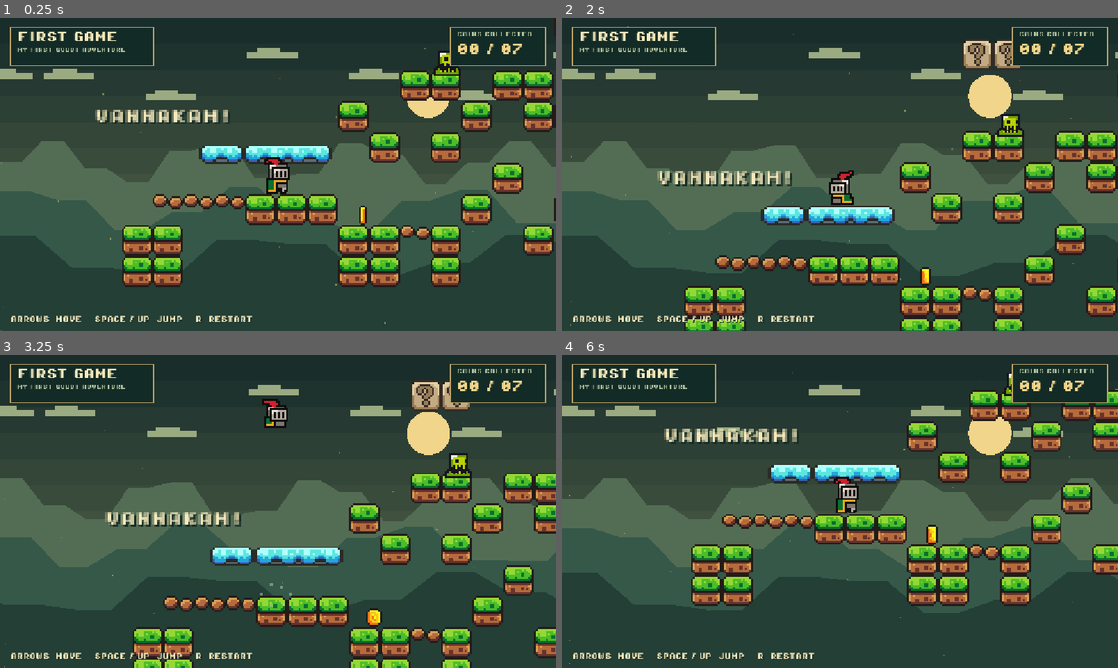
Above: before the commit, frames 1-4 (two rows, left to right).
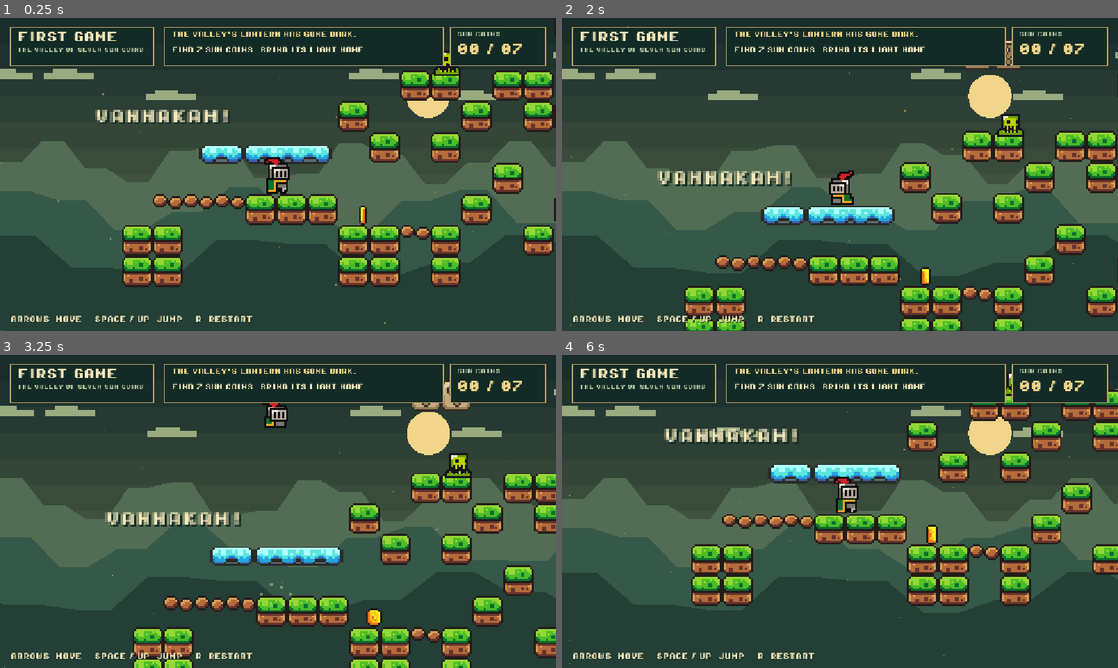
Above: after the commit, the same moments.

Repository: subasmk/first-game
Game: Godot game, scene res://ASSETS/scenes/game.tscn
Same seed, same stepped clock (60 frames per second), same inputs: the game is played once before the commit and once after it.
Inputs:
- Up to frame 1 (0.25 s): no input
- Up to frame 2 (2 s): tap Left (ML) at 0.6 s; tap Up (JUMP) at 0.77, 1.52 s; tap Right (MR) at 1.35 s
- Up to frame 3 (3.25 s): hold R 2.03-2.78 s; tap Enter at 2.75 s; tap Left (ML) at 2.85 s; tap Up (JUMP) at 3.02 s
- Up to frame 4 (6 s): tap Right (MR) at 3.6, 5.85 s; tap Up (JUMP) at 3.77, 4.52 s; tap R at 4.35 s; tap Left (ML) at 5.1 s

The runs differ from the first frame. In frame 1, 1.4% of the frame differs, in the area x 3-96%, y 2-16%; in frame 2, 2.0%; in frame 3, 1.8%; in frame 4, 1.6%.

Commit message:
Add the Valley of Seven Sun Coins story
Updated game messages and labels for clarity and theme.

Diff:
--- a/scripts/game_manager.gd
+++ b/scripts/game_manager.gd
@@ -50,7 +50,7 @@
 		scene.get_node("Label").position = Vector2(-94, -28)
 		scene.get_node("Label3").text = "WATCH YOUR STEP"
 		scene.get_node("Label4").hide()
-		scene.get_node("Label2").text = "YOU REACHED THE END!"
+		scene.get_node("Label2").text = "HOME AT LAST!\nDID YOU FIND ALL 7 SUN COINS?"
 		var hud := CanvasLayer.new()
 		hud.layer = 20
 		add_child(hud)
@@ -64,13 +64,20 @@
 		bar.size = Vector2(300, 82)
 		hud.add_child(bar)
 		_make_label(bar, "FIRST GAME", Vector2(16, 10), 22, Color("f6e9bb"))
-		_make_label(bar, "MY FIRST GODOT ADVENTURE", Vector2(16, 43), 10, Color("b6c7a0"))
+		_make_label(bar, "THE VALLEY OF SEVEN SUN COINS", Vector2(16, 43), 10, Color("b6c7a0"))
+		var story := Panel.new()
+		story.add_theme_stylebox_override("panel", style)
+		story.position = Vector2(340, 18)
+		story.size = Vector2(580, 82)
+		hud.add_child(story)
+		_make_label(story, "THE VALLEY'S LANTERN HAS GONE DARK.", Vector2(16, 10), 12, Color("f1d58a"))
+		_make_label(story, "FIND 7 SUN COINS. BRING ITS LIGHT HOME.", Vector2(16, 42), 12, Color("f6e9bb"))
 		var score_panel := Panel.new()
 		score_panel.add_theme_stylebox_override("panel", style)
 		score_panel.position = Vector2(get_viewport_rect().size.x - 220, 18)
 		score_panel.size = Vector2(200, 82)
 		hud.add_child(score_panel)
-		_make_label(score_panel, "COINS COLLECTED", Vector2(15, 10), 11, Color("b6c7a0"))
+		_make_label(score_panel, "SUN COINS", Vector2(15, 10), 11, Color("b6c7a0"))
 		hud_score = _make_label(score_panel, "00 / 07", Vector2(15, 35), 24, Color("f1d58a"))
 		var total := coin_total
 		hud_score.text = "00 / %02d" % total
